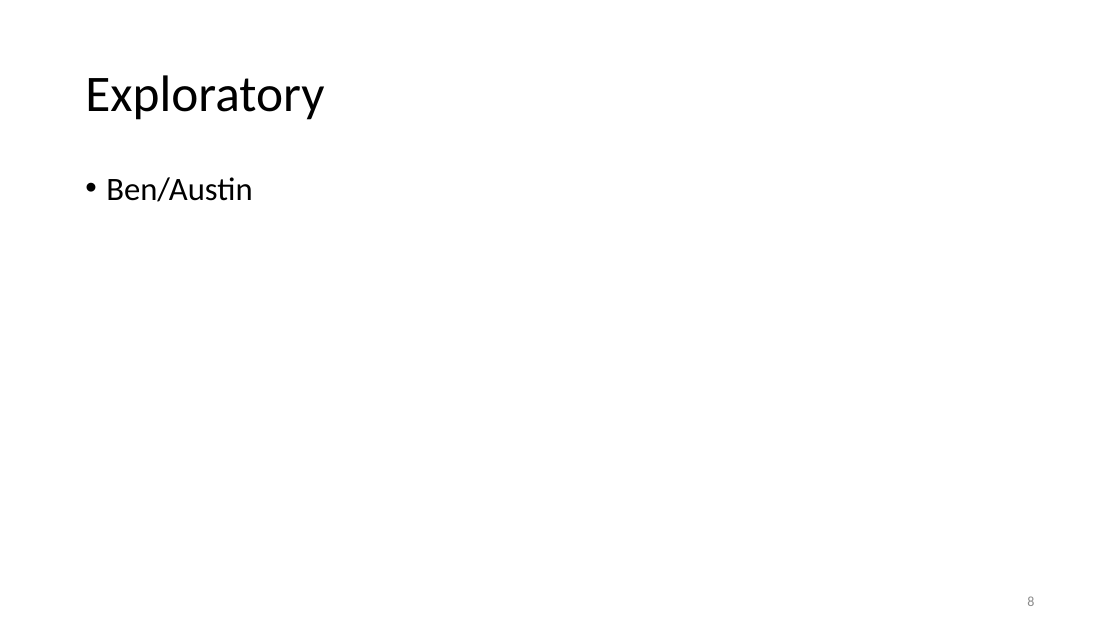
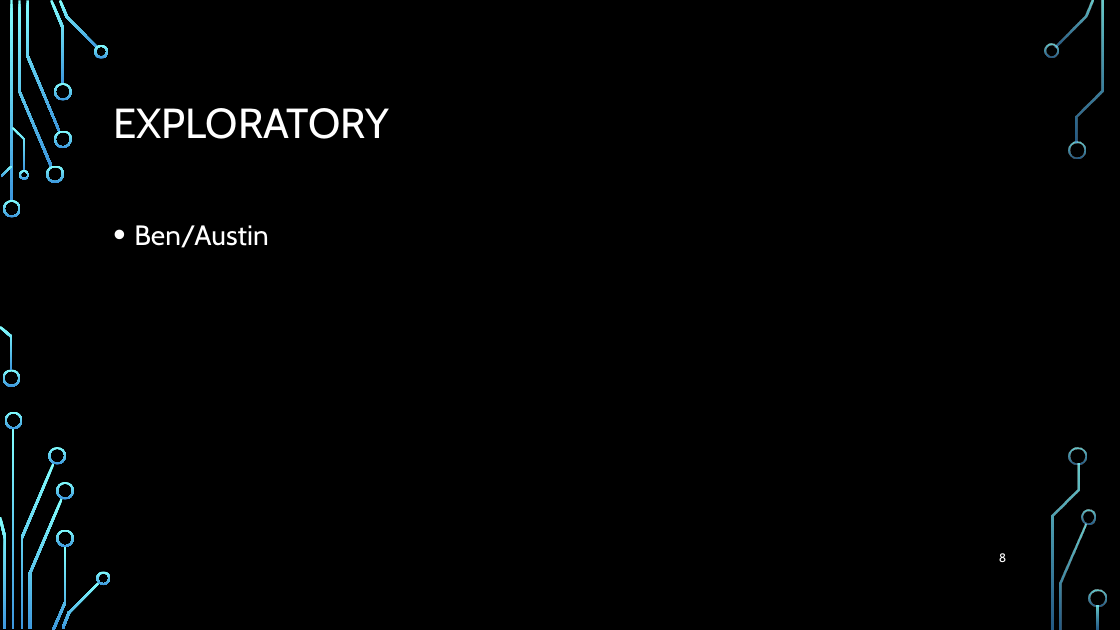
Before and after one commit to elkinst65/QTW_08, a slide deck: slide 8 of infographic.pptx. Drawn at 1120x630 pixels with LibreOffice and Linux fonts; fonts in the diff are those of the drawing; background and template pictures are left out. Boxes give left, top, right and bottom in pixels: in the first picture for what was removed or moved away, otherwise in the second. Text is boxed around its words. In the diff, an @@ line names an element or a change of style, - is before the commit and + after.

Commit message:
Added background. Will need to organize

```diff
--- a/infographic.pptx
+++ b/infographic.pptx
@@ background #FFFFFF to picture (left out) @@
@@ title at [113,108,389,139]: text changed; size 44 to 36 pt; font Calibri to Cabin; text colour #000000 to #FFFFFF @@
-Exploratory
+EXPLORATORY
@@ text "Ben/Austin": place and size @@
-text "Ben/Austin" at [106,177,252,202]
+text "Ben/Austin" at [134,225,268,248]
@@ text "Ben/Austin" at [134,225,268,248]: size 28 to 24 pt, font Calibri to Cabin, text colour #000000 to #FFFFFF; line spacing 0.9 to 1.2 @@
@@ page number: place and size @@
-page number at [1027,596,1034,606]
+page number at [999,553,1006,562]
@@ page number at [999,553,1006,562]: size 12 to 10.5 pt, font Calibri to Cabin, text colour #8C8C8C to #FFFFFF @@
@@ group added at [0,0,1107,630]: 33 freeform shapes, 3 rectangles @@
```
Also in this commit, not shown: 16 other slides changed, 2 slides added.
